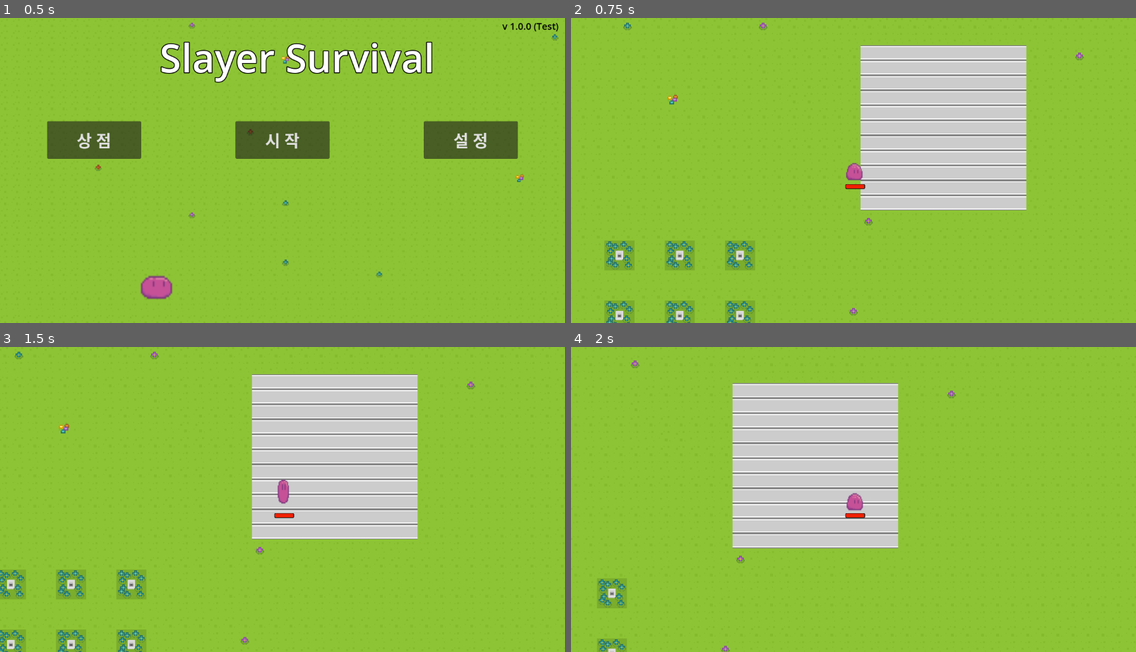
Above: before the commit, frames 1-4 (two rows, left to right).
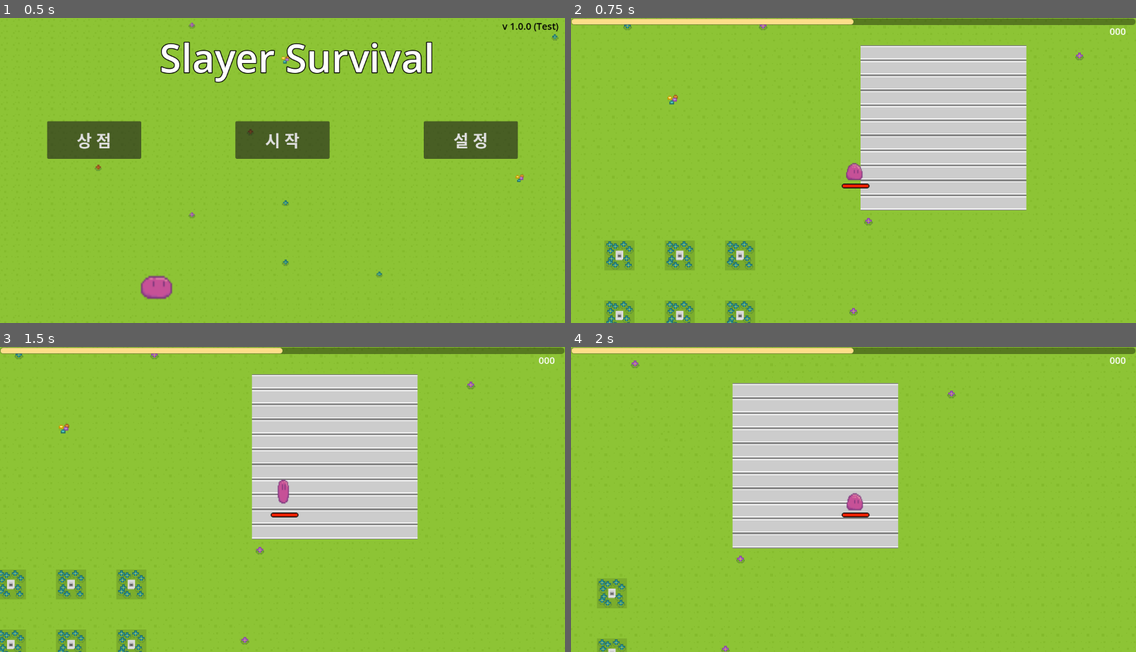
Above: after the commit, the same moments.

Repository: GroMoon/Git_Project
Game: Godot game, scene res://dynamic/5_title_screen/menu.tscn
The game is run twice, just before and just after one commit, with the same random seed, the same clock (stepped at 60 frames per second) and the same inputs. Sound files missing from this copy of the repository are replaced by a short silence.
Inputs (mouse positions are in pixels of both pictures, inside the frame that each line leads up to):
- Up to frame 1 (0.5 s): no input
- Up to frame 2 (0.75 s): click "시 작" at 0.5 s
- Up to frame 3 (1.5 s): tap Enter at 1.25 s; move the mouse to (406, 484) at 1.27 s; hold D (right) from 1.28 s (still down)
- Up to frame 4 (2 s): keep holding D (right); tap W (up) at 1.52 s

Frame 1 is identical in both runs. In frame 2, 2.2% of the frame differs, in the area x 0-100%, y 0-57%; in frame 3, 2.2%; in frame 4, 2.2%.

Commit message:
=== [CHARACTER-012] [DEV] 골드, 경험지 UI (인게임)

Diff:
--- a/SlayerSurvival/dynamic/1_player/UI/BaseUI.tscn
+++ b/SlayerSurvival/dynamic/1_player/UI/BaseUI.tscn
@@ -1,40 +1,52 @@
-[gd_scene load_steps=4 format=3 uid="uid://sxradkvyaick"]
+[gd_scene load_steps=6 format=3 uid="uid://sxradkvyaick"]
 
 [ext_resource type="Script" path="res://dynamic/1_player/UI/BaseUI.gd" id="1_j5gas"]
 [ext_resource type="PackedScene" uid="uid://fwq7tlftneu8" path="res://dynamic/1_player/UI/health_bar/Hp_Bar.tscn" id="1_wcd45"]
 [ext_resource type="PackedScene" uid="uid://dtljeado5ue3p" path="res://dynamic/1_player/UI/pause_panel.tscn" id="2_w0nwt"]
+[ext_resource type="PackedScene" uid="uid://cswgkwsq8gfan" path="res://dynamic/1_player/UI/exp_bar/Exp_Bar.tscn" id="3_bf304"]
+[ext_resource type="PackedScene" uid="uid://7hdonowfh837" path="res://dynamic/1_player/UI/gold/goldcount.tscn" id="4_h6h5n"]
 
 [node name="BaseUI" type="Control"]
 layout_mode = 3
-anchors_preset = 15
-anchor_right = 1.0
-anchor_bottom = 1.0
-grow_horizontal = 2
-grow_vertical = 2
+anchors_preset = 0
+offset_right = 1200.0
+offset_bottom = 650.0
 script = ExtResource("1_j5gas")
 
 [node name="HpBar" parent="." instance=ExtResource("1_wcd45")]
 unique_name_in_owner = false
+layout_mode = 0
+offset_left = 584.0
+offset_top = 408.0
+offset_right = 639.0
+offset_bottom = 414.0
+
+[node name="Exp_Bar" parent="." instance=ExtResource("3_bf304")]
 layout_mode = 1
-anchor_left = 0.5
-anchor_top = 0.602308
-anchor_right = 0.561667
-anchor_bottom = 0.639231
-offset_left = -27.0
-offset_top = -4.5
-offset_right = -35.0
-offset_bottom = -14.5
-grow_horizontal = 2
-grow_vertical = 2
+offset_left = 0.0
+offset_top = -0.206154
+offset_bottom = 0.039999
+auto_translate = false
+
+[node name="GoldCount" parent="." instance=ExtResource("4_h6h5n")]
+layout_mode = 0
+offset_left = 1144.0
+offset_top = 14.0
+offset_right = 1200.0
+offset_bottom = 42.0
 
 [node name="PausePanel" parent="." instance=ExtResource("2_w0nwt")]
 process_mode = 3
 layout_mode = 1
-anchors_preset = -1
-anchor_right = 0.5
-offset_top = 80.0
-offset_right = -264.0
-offset_bottom = -570.0
+anchors_preset = 0
+anchor_right = 0.0
+anchor_bottom = 0.0
+offset_left = 344.0
+offset_top = 64.0
+offset_right = 872.0
+offset_bottom = 608.0
+grow_horizontal = 1
+grow_vertical = 1
 
 [node name="Resume" parent="PausePanel" index="1"]
 offset_top = 120.0
--- /dev/null
+++ b/SlayerSurvival/dynamic/1_player/UI/exp_bar/Exp_Bar.tscn
@@ -0,0 +1,33 @@
+[gd_scene load_steps=3 format=3 uid="uid://cswgkwsq8gfan"]
+
+[sub_resource type="StyleBoxFlat" id="StyleBoxFlat_g13a4"]
+bg_color = Color(0, 0, 0, 0.384314)
+corner_radius_top_left = 20
+corner_radius_top_right = 20
+corner_radius_bottom_right = 20
+corner_radius_bottom_left = 20
+expand_margin_left = 1.0
+expand_margin_top = 1.0
+expand_margin_right = 1.0
+expand_margin_bottom = 1.0
+
+[sub_resource type="StyleBoxFlat" id="StyleBoxFlat_gpssi"]
+bg_color = Color(1, 0.870588, 0.541176, 1)
+corner_radius_top_left = 20
+corner_radius_top_right = 20
+corner_radius_bottom_right = 20
+corner_radius_bottom_left = 20
+
+[node name="Exp_Bar" type="ProgressBar"]
+custom_minimum_size = Vector2(1195, 12)
+offset_left = 2.0
+offset_top = 2.0
+offset_right = 1197.0
+offset_bottom = 14.0
+size_flags_horizontal = 3
+mouse_filter = 2
+theme_override_styles/background = SubResource("StyleBoxFlat_g13a4")
+theme_override_styles/fill = SubResource("StyleBoxFlat_gpssi")
+step = 1.0
+value = 50.0
+show_percentage = false
--- /dev/null
+++ b/SlayerSurvival/dynamic/1_player/UI/gold/goldcount.tscn
@@ -0,0 +1,7 @@
+[gd_scene format=3 uid="uid://7hdonowfh837"]
+
+[node name="GoldCount" type="Label"]
+offset_right = 35.0
+offset_bottom = 28.0
+theme_override_font_sizes/font_size = 20
+text = "000"
--- a/SlayerSurvival/dynamic/1_player/UI/health_bar/Hp_Bar.tscn
+++ b/SlayerSurvival/dynamic/1_player/UI/health_bar/Hp_Bar.tscn
@@ -21,16 +21,14 @@
 
 [node name="Hp_Bar" type="ProgressBar"]
 unique_name_in_owner = true
-anchors_preset = -1
-anchor_right = 0.0133333
-anchor_bottom = 0.00923077
-offset_left = 647.0
-offset_top = 390.0
-offset_right = 697.0
-offset_bottom = 398.0
+offset_left = 576.0
+offset_top = 373.0
+offset_right = 631.0
+offset_bottom = 379.0
+size_flags_horizontal = 6
+size_flags_vertical = 4
 theme_override_styles/background = SubResource("StyleBoxFlat_xhsjg")
 theme_override_styles/fill = SubResource("StyleBoxFlat_akqyr")
 step = 1.0
 value = 100.0
 show_percentage = false
-metadata/_edit_use_anchors_ = true
--- /dev/null
+++ b/SlayerSurvival/dynamic/1_player/UI/pausepanel/pause_panel.tscn
@@ -0,0 +1,41 @@
+[gd_scene format=3 uid="uid://dtljeado5ue3p"]
+
+[node name="PausePanel" type="Panel"]
+anchors_preset = 15
+anchor_right = 1.0
+anchor_bottom = 1.0
+offset_left = 336.0
+offset_top = 88.0
+offset_right = -322.0
+offset_bottom = -126.0
+grow_horizontal = 2
+grow_vertical = 2
+tooltip_text = "
+"
+
+[node name="Pause" type="Label" parent="."]
+layout_mode = 0
+offset_left = 160.0
+offset_top = 24.0
+offset_right = 384.0
+offset_bottom = 71.0
+theme_override_font_sizes/font_size = 30
+text = "Pause"
+horizontal_alignment = 1
+vertical_alignment = 1
+
+[node name="Resume" type="Button" parent="."]
+layout_mode = 0
+offset_left = 192.0
+offset_top = 240.0
+offset_right = 354.0
+offset_bottom = 303.0
+text = "메인화면"
+
+[node name="menu" type="Button" parent="."]
+layout_mode = 0
+offset_left = 192.0
+offset_top = 144.0
+offset_right = 354.0
+offset_bottom = 207.0
+text = "돌아가기"
--- a/SlayerSurvival/dynamic/Slime.gd
+++ b/SlayerSurvival/dynamic/Slime.gd
@@ -16,7 +16,7 @@
 var invincibility_flag
 
 # GUI
-@onready var hp_bar = get_node("BaseUI/HpBar")
+@onready var hp_bar = get_node("UI_Layer/BaseUI/HpBar")
 
 # hp 설정 (체력 value 관리)
 var max_hp = 50.0
@@ -34,7 +34,7 @@
 	global_position = viewport_size / 2
 
 	# 체력 바 위치 관리 (global_position 이용)
-	hp_bar.global_position = global_position + Vector2(-8, 15) #TODO offset 방식 말고 뭔가 캐릭터의 파라미터 받아와서 하는 방식으로
+	hp_bar.global_position = global_position + Vector2(-23, 30) #TODO offset 방식 말고 뭔가 캐릭터의 파라미터 받아와서 하는 방식으로
 
 func _physics_process(_delta):
 	# 키보드 입력
--- a/SlayerSurvival/dynamic/slime.tscn
+++ b/SlayerSurvival/dynamic/slime.tscn
@@ -108,39 +108,20 @@
 stream = ExtResource("15_ukrxv")
 volume_db = -5.0
 
-[node name="BaseUI" parent="." instance=ExtResource("13_wpqx2")]
-process_mode = 3
-metadata/_edit_use_anchors_ = true
-
-[node name="HpBar" parent="BaseUI" index="0"]
-anchor_top = -0.0246154
-offset_right = 39.0
-offset_bottom = 9.5
-
-[node name="PausePanel" parent="BaseUI" index="1"]
-process_mode = 0
-offset_left = -272.0
-offset_top = -288.0
-offset_right = 272.0
-offset_bottom = 288.0
-
-[node name="Pause" parent="BaseUI/PausePanel" index="0"]
-metadata/_edit_use_anchors_ = true
-
-[node name="Resume" parent="BaseUI/PausePanel" index="1"]
-metadata/_edit_use_anchors_ = true
-
-[node name="menu" parent="BaseUI/PausePanel" index="2"]
-offset_left = 193.0
-offset_top = 220.0
-offset_right = 355.0
-offset_bottom = 283.0
-metadata/_edit_use_anchors_ = true
-
 [node name="gameover" type="AudioStreamPlayer2D" parent="."]
 stream = ExtResource("16_jb6ls")
 
+[node name="UI_Layer" type="CanvasLayer" parent="."]
+
+[node name="BaseUI" parent="UI_Layer" instance=ExtResource("13_wpqx2")]
+
+[node name="Exp_Bar" parent="UI_Layer/BaseUI" index="1"]
+offset_left = 1.0
+offset_top = 1.79385
+offset_right = 1198.0
+offset_bottom = 13.7938
+
 [connection signal="timeout" from="DamageTimer" to="." method="_on_damage_timer_timeout"]
 
-[editable path="BaseUI"]
-[editable path="BaseUI/PausePanel"]
+[editable path="UI_Layer/BaseUI"]
+[editable path="UI_Layer/BaseUI/PausePanel"]
